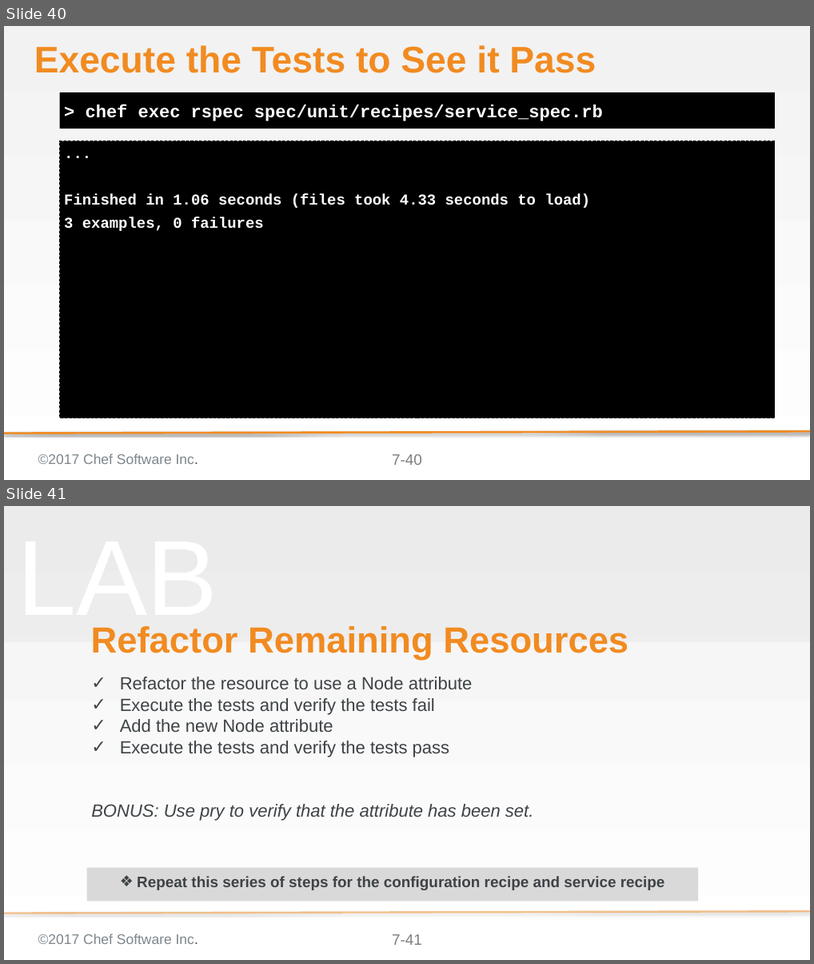
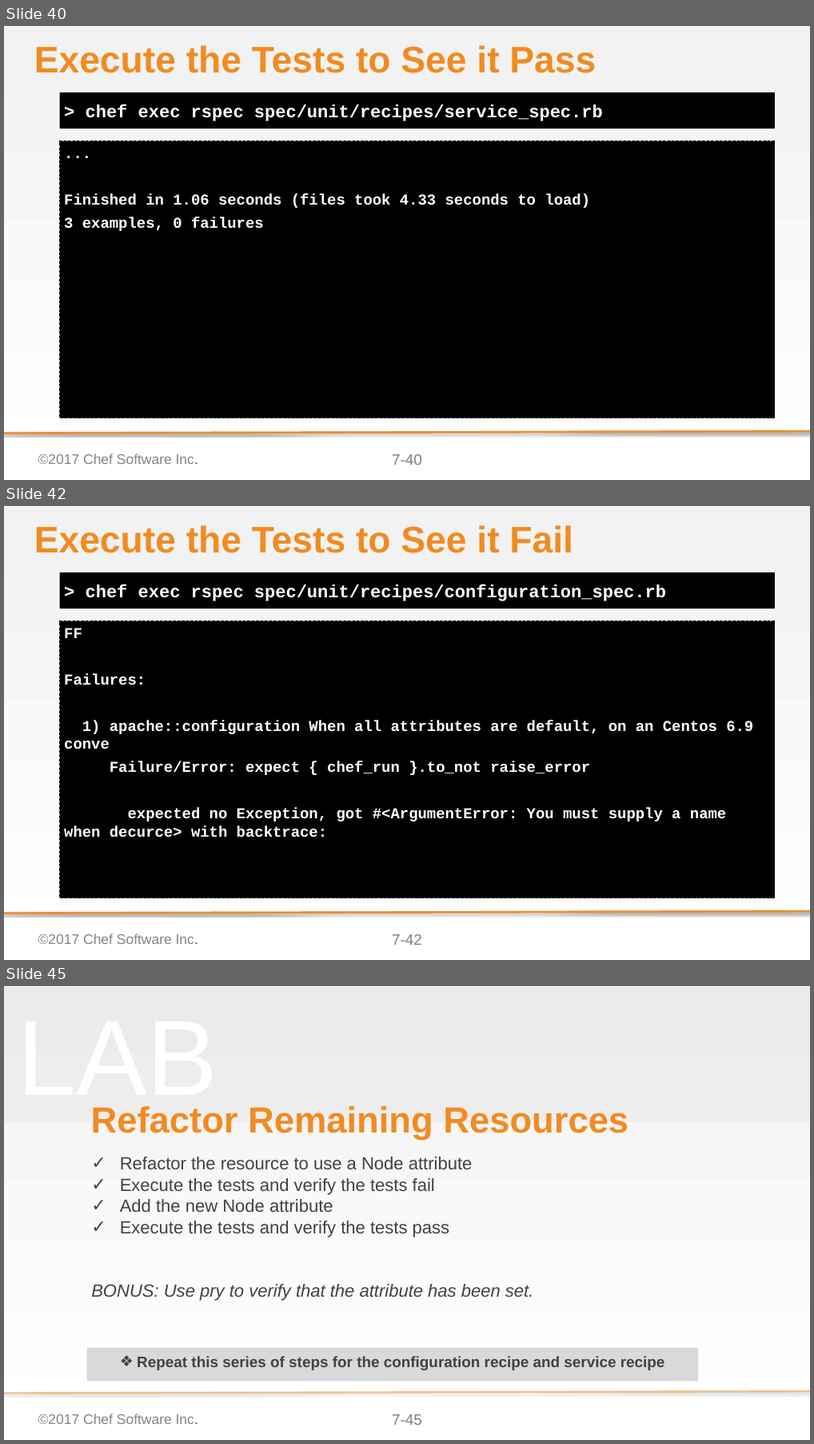
Before and after one commit to ericheiser/chef-intermediate, a slide deck: 07-refactoring_to_attributes.pptx. Shown one above the other, each under a label of ours: slides 40 and 41 before the commit, slides 40, 42 and 45 after it; the slides between them are not shown. The pictures are 814x964 and 814x1444 pixels, drawn with LibreOffice and Linux fonts; fonts in the diff are those of the drawing; background and template pictures are left out. Boxes give left, top, right and bottom in pixels: in the first picture for what was removed or moved away, otherwise in the second. Text is boxed around its words. In the diff, an @@ line names an element or a change of style, - is before the commit and + after.

```diff
--- a/07-refactoring_to_attributes.pptx
+++ b/07-refactoring_to_attributes.pptx
@@ slide 42 added at (4, 506, 810, 960), background gradient #F2F2F2 to #FFFFFF; not listed: 4 template elements that a slide beside it also shows @@
@@ title added at (34, 525, 574, 553), 58.7 pt, text #F18B21, bold @@
+Execute the Tests to See it Fail
@@ text added at (60, 572, 775, 608), fill #000000, 28 pt, text #FFFFFF, bold @@
+> chef exec rspec spec/unit/recipes/configuration_spec.rb
@@ text added at (60, 620, 775, 897), fill #000000, outline #000000 1 pt dashed, 24 pt, text #FFFFFF, bold @@
+FF
+Failures:
+1) apache::configuration When all attributes are default, on an Centos 6.9 conve
+Failure/Error: expect { chef_run }.to_not raise_error
+expected no Exception, got #<ArgumentError: You must supply a name when decurce> with backtrace:
@@ what was slide 41 is now slide 45 @@
@@ page number at (392, 1414, 422, 1424): text changed @@
-7-41
+7-45
```
Also in this commit, not shown: 6 slides changed, 3 other slides added, 2 other files.
